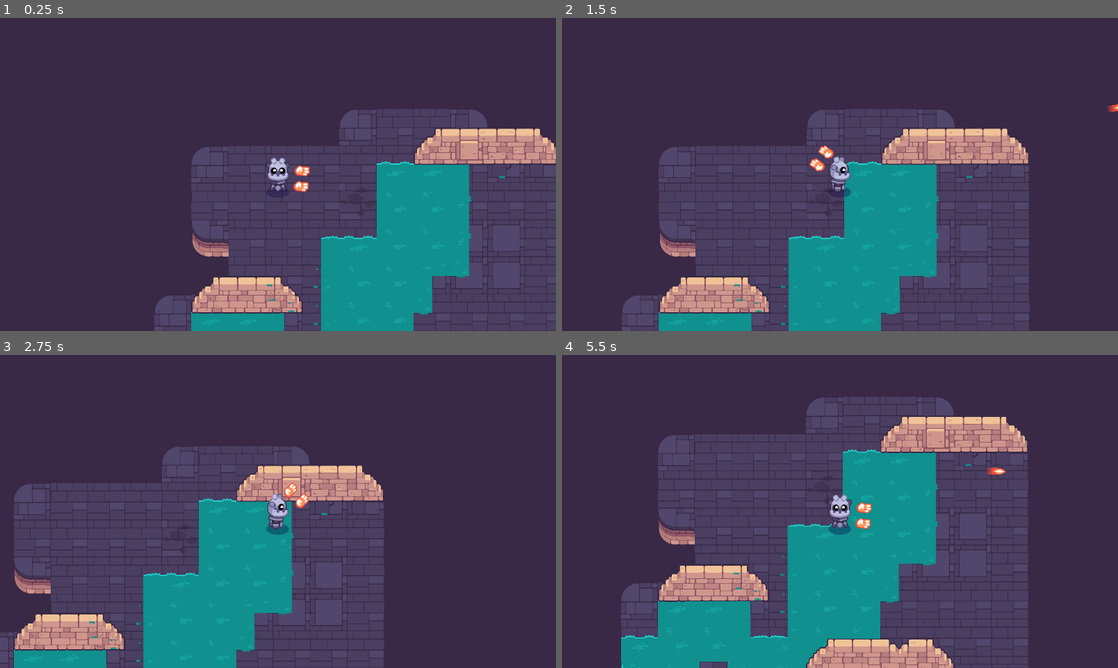
Above: before the commit, frames 1-4 (two rows, left to right).
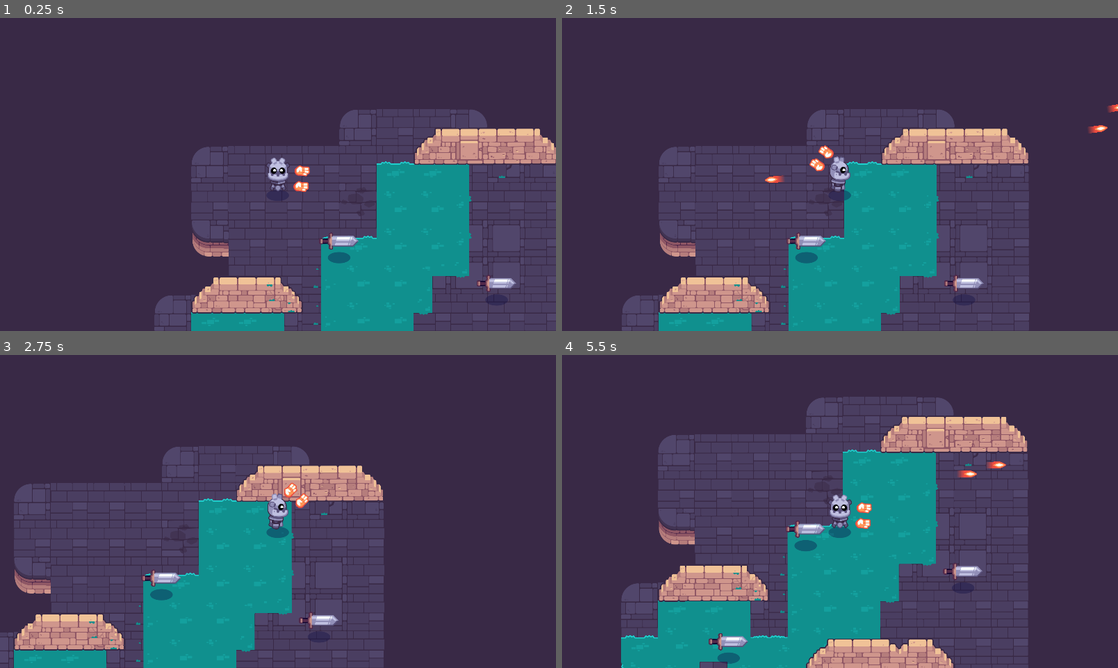
Above: after the commit, the same moments.

Repository: sarahtzhang12/Path-of-Sorcerers-Game
Game: Godot game, scene res://TEST.tscn
Two runs of this game, one before a commit and one after it. Both use one fixed random seed, a clock stepped at 60 frames per second and the inputs below. This scene is started directly instead of the project's main scene.
Inputs (mouse positions are in pixels of both pictures, inside the frame that each line leads up to):
- Up to frame 1 (0.25 s): no input
- Up to frame 2 (1.5 s): tap Enter at 0.5 s; move the mouse to (962, 158) at 0.52 s; hold D (move_right) 0.53-1.25 s; tap Space (shoot) at 0.6 s; click (962, 158) at 0.67 s; drag from (728, 190) to (1029, 124) at 1.27 s
- Up to frame 3 (2.75 s): move the mouse to (333, 442) at 2.02 s; hold D (move_right) from 2.03 s (still down); tap Space (shoot) at 2.1 s; click (333, 442) at 2.17 s
- Up to frame 4 (5.5 s): release D (move_right) at 2.75 s; drag from (812, 574) to (673, 464) at 2.77 s; move the mouse to (1006, 558) at 3.52 s; hold A (move_left) 3.53-4.25 s; tap Space (shoot) at 3.6, 5.1 s; click (1006, 558) at 3.67 s; drag from (673, 464) to (756, 433) at 4.27 s; move the mouse to (867, 511) at 5.02 s; hold S (move_down) from 5.03 s (still down); click (867, 511) at 5.17 s

The runs differ from the first frame. In frame 1, 0.5% of the frame differs, in the area x 57-93%, y 68-88%; in frame 2, 0.7%; in frame 3, 0.6%; in frame 4, 1.1%, in the area x 26-80%, y 34-99%.

Commit message:
M10 Task 2 L8 & L9

Diff:
--- a/M10.twin_stick_workbook/Player.tscn
+++ b/M10.twin_stick_workbook/Player.tscn
@@ -25,7 +25,7 @@
 [node name="Camera2D" type="Camera2D" parent="."]
 
 [node name="Shadow" parent="." instance=ExtResource("3_8sk5i")]
-position = Vector2(-1, 61)
+position = Vector2(-1, 72)
 
 [node name="WeaponPivot" type="Node2D" parent="."]
 rotation = -0.0283151
--- a/M10.twin_stick_workbook/TEST.tscn
+++ b/M10.twin_stick_workbook/TEST.tscn
@@ -1,10 +1,20 @@
-[gd_scene load_steps=3 format=3 uid="uid://cuiro57n1t0e6"]
+[gd_scene load_steps=4 format=3 uid="uid://cuiro57n1t0e6"]
 
 [ext_resource type="PackedScene" uid="uid://cu2rb5dl4ljte" path="res://levels/rooms/room_a.tscn" id="1_g6o4l"]
 [ext_resource type="PackedScene" uid="uid://cgmhwaifcsshp" path="res://Player.tscn" id="2_ovl1u"]
+[ext_resource type="PackedScene" uid="uid://b8plh6ki5fc3c" path="res://mob.tscn" id="3_lqoee"]
 
 [node name="Node2D" type="Node2D"]
 
 [node name="RoomA" parent="." instance=ExtResource("1_g6o4l")]
 
 [node name="Player" parent="." instance=ExtResource("2_ovl1u")]
+
+[node name="Mob" parent="." instance=ExtResource("3_lqoee")]
+position = Vector2(638, 454)
+
+[node name="Mob2" parent="." instance=ExtResource("3_lqoee")]
+position = Vector2(372, 842)
+
+[node name="Mob3" parent="." instance=ExtResource("3_lqoee")]
+position = Vector2(1182, 600)
--- a/M10.twin_stick_workbook/bullet.gd
+++ b/M10.twin_stick_workbook/bullet.gd
@@ -2,6 +2,8 @@
 
 @export var speed := 750
 var max_range := 1000.0
+
+@export var damage := 1
 
 var _traveled_distance = 0.0
 
@@ -16,3 +18,9 @@
 
 func _destroy():
 	queue_free()
+
+func _ready() -> void:
+	body_entered.connect(func (body: Node) -> void:
+		if body is Mob:
+			body.health -= damage
+	)
--- /dev/null
+++ b/M10.twin_stick_workbook/mob.gd
@@ -0,0 +1,39 @@
+class_name Mob extends CharacterBody2D
+
+@export var max_speed := 250.0
+@export var acceleration := 700.0
+@export var health := 3: set = set_health
+
+var _player: Player = null
+
+@onready var _detection_area: Area2D = %DetectionArea
+
+func _ready() -> void:
+	_detection_area.body_entered.connect(func (body: Node) -> void:
+		if body is Player:
+			_player = body
+	)
+	_detection_area.body_exited.connect(func (body: Node) -> void:
+		if body is Player:
+			_player = null
+	)
+
+func set_health(new_health: int) -> void:
+	health = new_health
+	if health <= 0:
+		die()
+
+func die() -> void:
+	queue_free()
+
+func _physics_process(delta: float) -> void:
+	if _player == null:
+		velocity = velocity.move_toward(Vector2.ZERO, acceleration * delta)
+	else:
+		var direction := global_position.direction_to(_player.global_position)
+		var distance := global_position.distance_to(_player.global_position)
+		var speed := max_speed if distance > 120.0 else max_speed * distance / 120.0
+		var desired_velocity := direction * speed
+		velocity = velocity.move_toward(desired_velocity, acceleration * delta)
+
+	move_and_slide()
--- /dev/null
+++ b/M10.twin_stick_workbook/mob.tscn
@@ -0,0 +1,34 @@
+[gd_scene load_steps=6 format=3 uid="uid://b8plh6ki5fc3c"]
+
+[ext_resource type="Script" path="res://mob.gd" id="1_umth4"]
+[ext_resource type="Texture2D" uid="uid://nohjoiah3jgr" path="res://mobs/sword_inactive.png" id="2_dbhg5"]
+[ext_resource type="PackedScene" path="res://common/shadow.tscn" id="3_ee52p"]
+
+[sub_resource type="CapsuleShape2D" id="CapsuleShape2D_0tkri"]
+radius = 19.0087
+height = 101.995
+
+[sub_resource type="CircleShape2D" id="CircleShape2D_kx0xx"]
+radius = 106.827
+
+[node name="Mob" type="CharacterBody2D"]
+motion_mode = 1
+script = ExtResource("1_umth4")
+
+[node name="Sprite2D" type="Sprite2D" parent="."]
+texture = ExtResource("2_dbhg5")
+
+[node name="CollisionShape2D" type="CollisionShape2D" parent="."]
+position = Vector2(8, 0)
+rotation = 1.58036
+shape = SubResource("CapsuleShape2D_0tkri")
+
+[node name="DetectionArea" type="Area2D" parent="."]
+unique_name_in_owner = true
+
+[node name="CollisionShape2D2" type="CollisionShape2D" parent="DetectionArea"]
+rotation = -1.57625
+shape = SubResource("CircleShape2D_kx0xx")
+
+[node name="Shadow" parent="." instance=ExtResource("3_ee52p")]
+position = Vector2(1, 57)
--- a/M10.twin_stick_workbook/project.godot
+++ b/M10.twin_stick_workbook/project.godot
@@ -95,6 +95,7 @@
 shoot={
 "deadzone": 0.5,
 "events": [Object(InputEventKey,"resource_local_to_scene":false,"resource_name":"","device":-1,"window_id":0,"alt_press …(191 unchanged characters)…
+, Object(InputEventMouseButton,"resource_local_to_scene":false,"resource_name":"","device":-1,"window_id":0,"alt_pressed":false,"shift_pressed":false,"ctrl_pressed":false,"meta_pressed":false,"button_mask":0,"position":Vector2(0, 0),"global_position":Vector2(0, 0),"factor":1.0,"button_index":1,"canceled":false,"pressed":false,"double_click":false,"script":null)
 ]
 }
 
